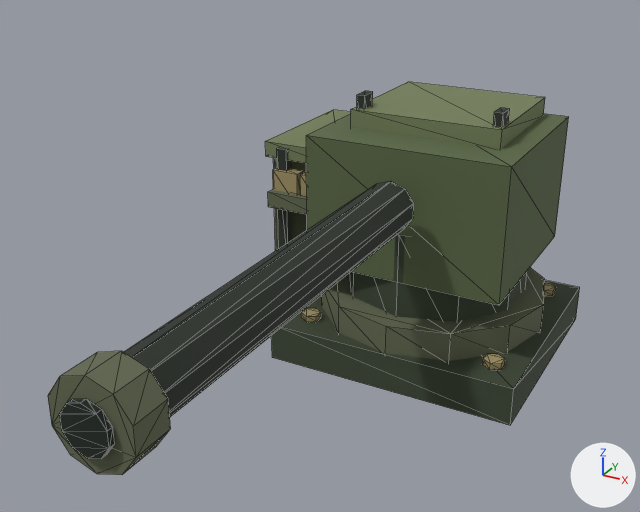
A saved change to the OBJ model assets/models/equipment/assaultRifle.obj.
Before and after are seen from a 50 mm camera at (0.93, -2.45, 1.43) aimed at (-0.14, -0.51, 0.46). Every picture has the same lights, and +X, +Y and +Z are marked at lower right. The picture after the commit comes second. Mesh edges are drawn as thin lines. Where no turn or scale is listed for an object, it has been applied to the vertices.

The first picture shows 'BASE.012', 'MOVING.004'.
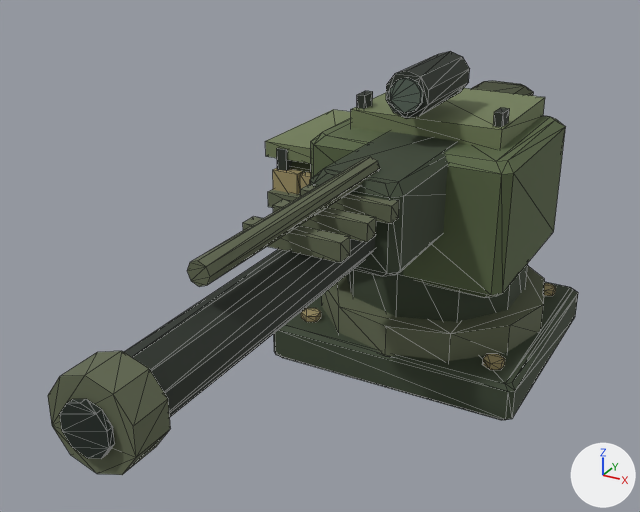
Location of each change, (x1, y1, x2, y2) in pixels of the pictures (640 x 512 px):
'MOVING.004', reshaped (8% taller)
    before: (48, 82, 569, 475)
    after: (48, 51, 566, 475)
'BASE.012', reshaped
    before: (271, 267, 580, 425)
    after: (274, 266, 578, 420)
part 1 of me_base_012, rebuilt
    before: (271, 280, 580, 425)
    after: (274, 282, 578, 420)
part 2 of me_moving_004, added (green)
    after: (187, 157, 380, 287)
part 3 of me_moving_004, added (green)
    after: (300, 184, 399, 224)
part 4 of me_moving_004, added (green)
    after: (273, 200, 376, 242)
part 5 of me_moving_004, added (green)
    after: (243, 216, 350, 263)
part 6 of me_moving_004, added
    after: (386, 51, 470, 119)
part 7 of me_moving_004, added
    after: (390, 77, 423, 113)
part 8 of me_moving_004, rebuilt (mostly hidden afterwards)
    before: (273, 158, 307, 251)
    after: (291, 161, 311, 173)
part 9 of me_moving_004, rebuilt
    before: (306, 113, 569, 305)
    after: (311, 116, 566, 298)
part 10 of me_moving_004, added
    after: (310, 131, 458, 276)
part 11 of me_moving_004, added (green)
    after: (471, 81, 534, 96)

Edits to the bpy script that builds the scene:
```text
Change me_base_012:
    used by ob_base_012; location = (0.0, 0.0, 0.0)
    remove me_base_012.from_pydata(...)  # 80 vertices, 136 faces; spans x -0.39..0.39, y -0.365..0.365, z 0.0..0.21
    add me_base_012.from_pydata(...)  # 104 vertices, 184 faces; spans x -0.39..0.39, y -0.365..0.365, z 0.0..0.21
    me_base_012 part 1: the loose piece of 8 vertices spanning x -0.39..0.39, y -0.365..0.365, z 0.0..0.12 is rebuilt with 32 vertices and now spans x -0.39..0.39, y -0.365..0.365, z 0.0..0.12
Change me_moving_004:
    used by ob_moving_004; location = (0.0, 0.0, 0.0)
    remove me_moving_004.from_pydata(...)  # 168 vertices, 276 faces; spans x -0.53..0.31, y -1.56..0.32, z 0.13..0.81
    add me_moving_004.from_pydata(...)  # 368 vertices, 640 faces; spans x -0.53..0.31, y -1.56..0.64, z 0.13..0.94
    me_moving_004 part 2: a new loose piece, an 8-sided cylinder along y spanning x -0.027..0.027, y -1.23..-0.49, z 0.703..0.757, in mat_military_equipment_palette (picture img_palette_png)
    me_moving_004 part 3: a new loose piece, a box spanning x -0.125..0.125, y -0.632..-0.587, z 0.648..0.693, in mat_military_equipment_palette (picture img_palette_png)
    me_moving_004 part 4: a new loose piece, a box spanning x -0.125..0.125, y -0.762..-0.717, z 0.648..0.693, in mat_military_equipment_palette (picture img_palette_png)
    me_moving_004 part 5: a new loose piece, a box spanning x -0.125..0.125, y -0.892..-0.847, z 0.648..0.693, in mat_military_equipment_palette (picture img_palette_png)
    me_moving_004 part 6: a new loose piece, a 10-sided cylinder along y spanning x -0.06..0.06, y -0.27..0.04, z 0.81..0.94, in mat_military_equipment_palette (picture img_palette_png)
    me_moving_004 part 7: a new loose piece, a 10-sided cylinder along y spanning x -0.045..0.045, y -0.287..-0.272, z 0.823..0.917, in mat_military_equipment_palette (picture img_palette_png)
    me_moving_004 part 8: the loose piece of 8 vertices spanning x -0.51..-0.28, y -0.13..0.29, z 0.25..0.58 is rebuilt with 32 vertices and now spans x -0.51..-0.28, y -0.13..0.29, z 0.25..0.58
    me_moving_004 part 9: the loose piece of 8 vertices spanning x -0.31..0.31, y -0.28..0.29, z 0.32..0.72 is rebuilt with 32 vertices and now spans x -0.31..0.31, y -0.28..0.29, z 0.32..0.72
    me_moving_004 part 10: a new loose piece of 32 vertices spanning x -0.13..0.13, y -0.6..0.12, z 0.47..0.73, in mat_military_equipment_palette (picture img_palette_png)
    me_moving_004 part 11: a new loose piece of 32 vertices spanning x -0.1..0.1, y 0.27..0.64, z 0.47..0.73, in mat_military_equipment_palette (picture img_palette_png)
    other edits to the shape of me_moving_004 do not show in these pictures
```
